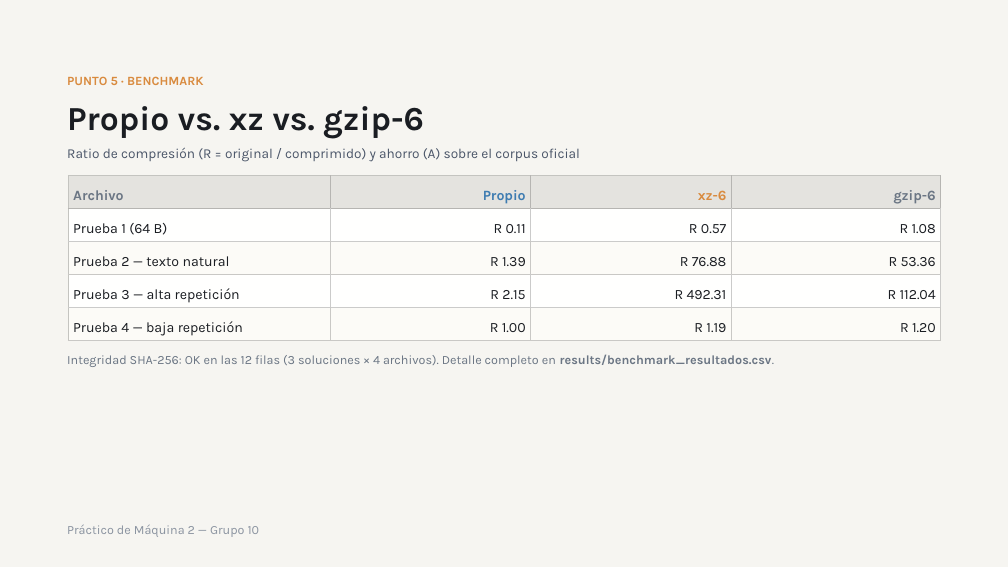
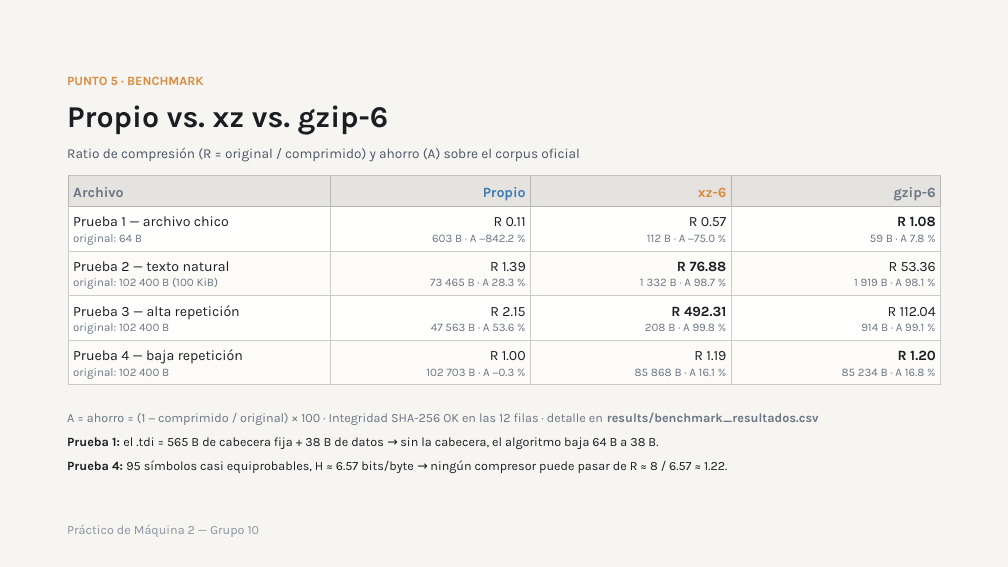
Before and after one commit to BaltasarOrtiz/FACULTAD-FCEFN, a slide deck: slide 10 of Teoria de la Información/Parcial 1/Presentaciones/Práctico de Máquina 2 — RLE+Shannon vs xz.pptx (slide 8 before the commit). Drawn at 1008x567 pixels with LibreOffice and Linux fonts; fonts in the diff are those of the drawing. Boxes give left, top, right and bottom in pixels: in the first picture for what was removed or moved away, otherwise in the second. Text is boxed around its words. In the diff, an @@ line names an element or a change of style, - is before the commit and + after.

```diff
--- a/Teoria de la Información/Parcial 1/Presentaciones/Práctico de Máquina 2 — RLE+Shannon vs xz.pptx
+++ b/Teoria de la Información/Parcial 1/Presentaciones/Práctico de Máquina 2 — RLE+Shannon vs xz.pptx
@@ title "Propio vs. xz vs. gzip-6" at [67,105,389,134]: size 32 to 28.8 pt @@
@@ table at [68,175,940,423] @@
-row 2: Prueba 1 (64 B) | R 0.11 | R 0.57 | R 1.08
+row 2: Prueba 1 — archivo chico / original: 64 B | R 0.11 / 603 B · A −842.2 % | R 0.57 / 112 B · A −75.0 % | R 1.08 / 59 B · A 7.8 %
-row 3: Prueba 2 — texto natural | R 1.39 | R 76.88 | R 53.36
+row 3: Prueba 2 — texto natural / original: 102 400 B (100 KiB) | R 1.39 / 73 465 B · A 28.3 % | R 76.88 / 1 332 B · A 98.7 % | R 53.36 / 1 919 B · A 98.1 %
-row 4: Prueba 3 — alta repetición | R 2.15 | R 492.31 | R 112.04
+row 4: Prueba 3 — alta repetición / original: 102 400 B | R 2.15 / 47 563 B · A 53.6 % | R 492.31 / 208 B · A 99.8 % | R 112.04 / 914 B · A 99.1 %
-row 5: Prueba 4 — baja repetición | R 1.00 | R 1.19 | R 1.20
+row 5: Prueba 4 — baja repetición / original: 102 400 B | R 1.00 / 102 703 B · A −0.3 % | R 1.19 / 85 868 B · A 16.1 % | R 1.20 / 85 234 B · A 16.8 %
@@ line spacing 1.4 to 1.2 @@
@@ borders changed @@
@@ text removed at [67,354,774,367] @@
-Integridad SHA-256: OK en las 12 filas (3 soluciones × 4 archivos). Detalle completo en results/benchmark_resultados.csv.
@@ text added at [67,412,819,473], 12 pt, text #1A1D22 @@
+A = ahorro = (1 − comprimido / original) × 100 · Integridad SHA-256 OK en las 12 filas · detalle en results/benchmark_resultados.csv
+Prueba 1: el .tdi = 565 B de cabecera fija + 38 B de datos → sin la cabecera, el algoritmo baja 64 B a 38 B.
+Prueba 4: 95 símbolos casi equiprobables, H ≈ 6.57 bits/byte → ningún compresor puede pasar de R ≈ 8 / 6.57 ≈ 1.22.
```
Also in this commit, not shown: 6 other slides changed, 7 slides added, 2 slides removed, 4 other files.
